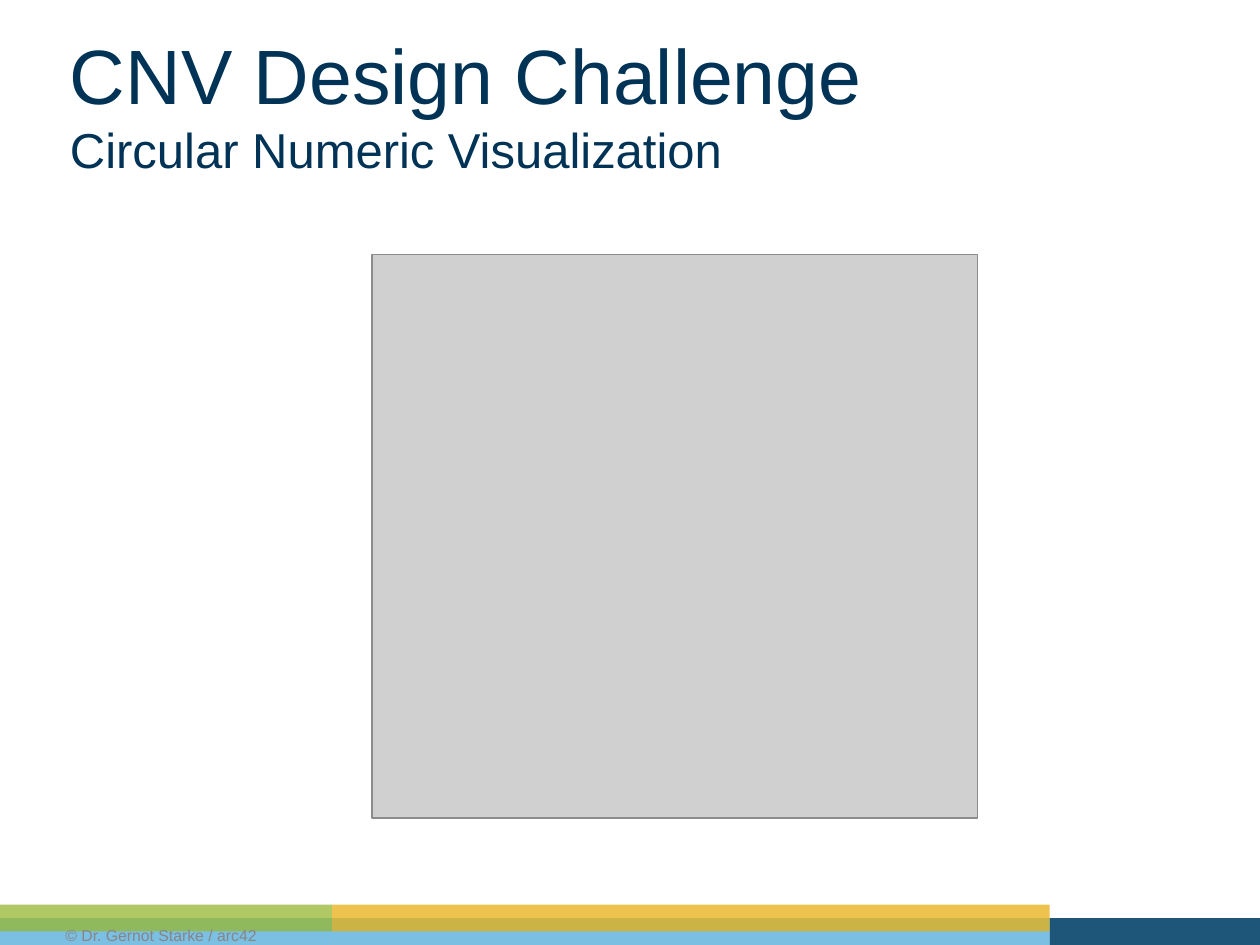
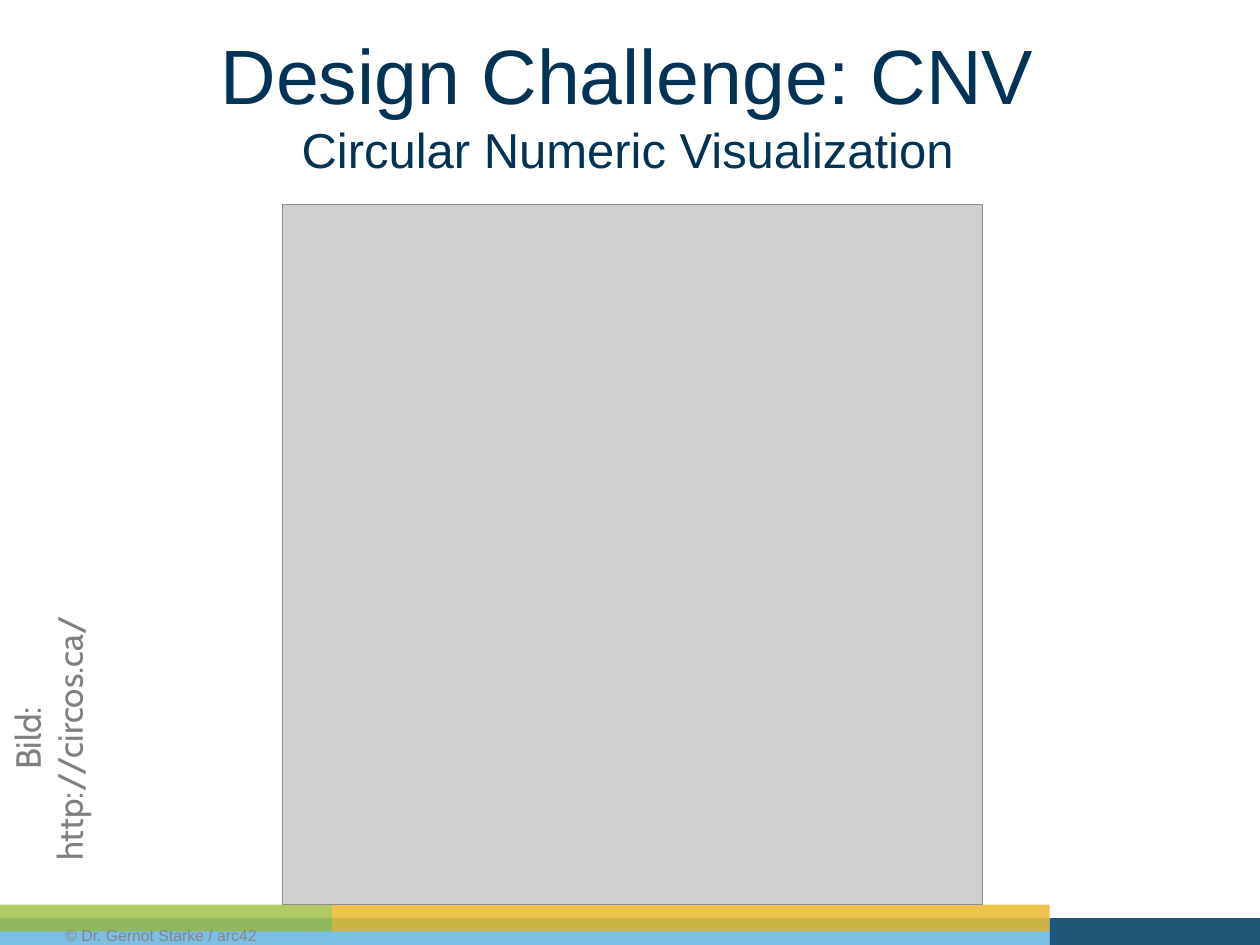
Before and after one commit to gernotstarke/cirQlizr, a slide deck: slide 1 of doc/Design-Challenge.pptx. Drawn at 1260x945 pixels with LibreOffice and Linux fonts; fonts in the diff are those of the drawing; grey boxes stand for pictures. Boxes give left, top, right and bottom in pixels: in the first picture for what was removed or moved away, otherwise in the second. Text is boxed around its words. In the diff, an @@ line names an element or a change of style, - is before the commit and + after.

Commit message:
updated design-challenge

```diff
--- a/doc/Design-Challenge.pptx
+++ b/doc/Design-Challenge.pptx
@@ title at (x1=221, y1=48, x2=1033, y2=169): text changed @@
-CNV Design Challenge
-Circular Numeric Visualization
+Design Challenge: CNV
+Circular Numeric Visualization
@@ picture resized from (x1=372, y1=255, x2=976, y2=818) to (x1=282, y1=204, x2=983, y2=905) @@
@@ text added at (x1=7, y1=640, x2=92, y2=853), 20 pt, text #808080 @@
+Bild: http://circos.ca/
```
Also in this commit, not shown: 2 other slides changed, 1 slide added, 1 slide removed.
